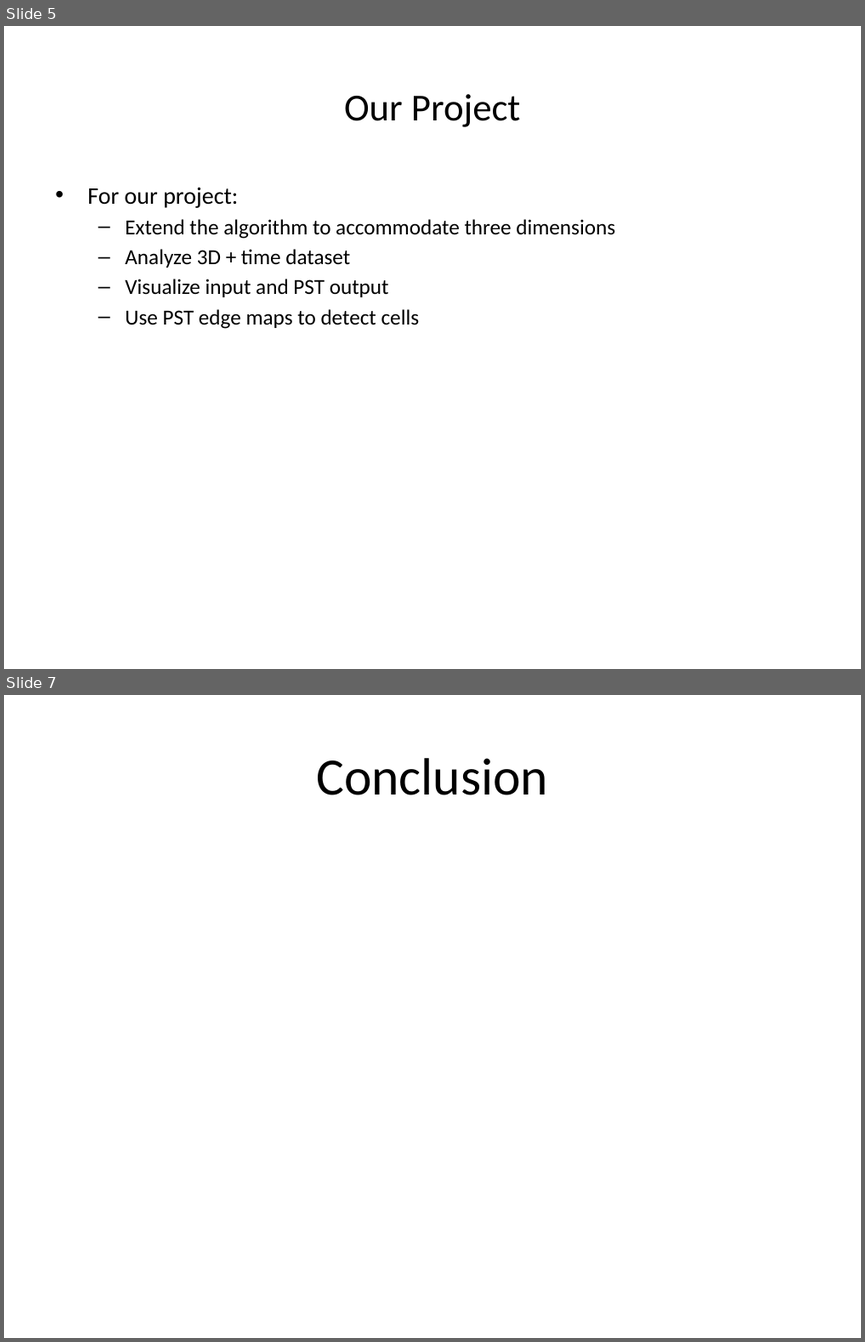
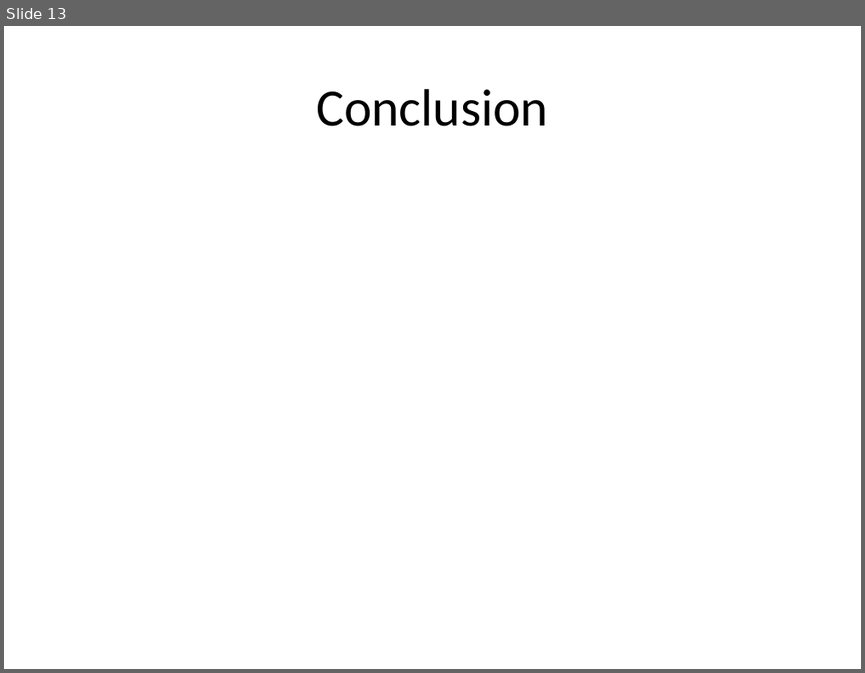
Before and after one commit to tristanmelton/ECE274, a slide deck: ref/Live-Cell_Tracking_using_Phase_Stretch_Transform.pptx. Shown one above the other, each under a label of ours: slides 5 and 7 before the commit, slide 13 after it; the slides between them are not shown. The pictures are 865x1342 and 865x673 pixels, drawn with LibreOffice and Linux fonts; fonts in the diff are those of the drawing. Boxes give left, top, right and bottom in pixels: in the first picture for what was removed or moved away, otherwise in the second. Text is boxed around its words. In the diff, an @@ line names an element or a change of style, - is before the commit and + after.

```diff
--- a/ref/Live-Cell_Tracking_using_Phase_Stretch_Transform.pptx
+++ b/ref/Live-Cell_Tracking_using_Phase_Stretch_Transform.pptx
@@ slide 5 removed at (4, 26, 861, 669), background #FFFFFF @@
@@ title removed at (344, 94, 520, 127) @@
-Our Project
@@ text removed at (87, 187, 615, 329) @@
-• For our project:
-  – Extend the algorithm to accommodate three dimensions
-  – Analyze 3D + time dataset
-  – Visualize input and PST output
-  – Use PST edge maps to detect cells
@@ what was slide 7 is now slide 13 @@
```
Also in this commit, not shown: 3 slides changed, 9 slides added, 2 other slides removed.
